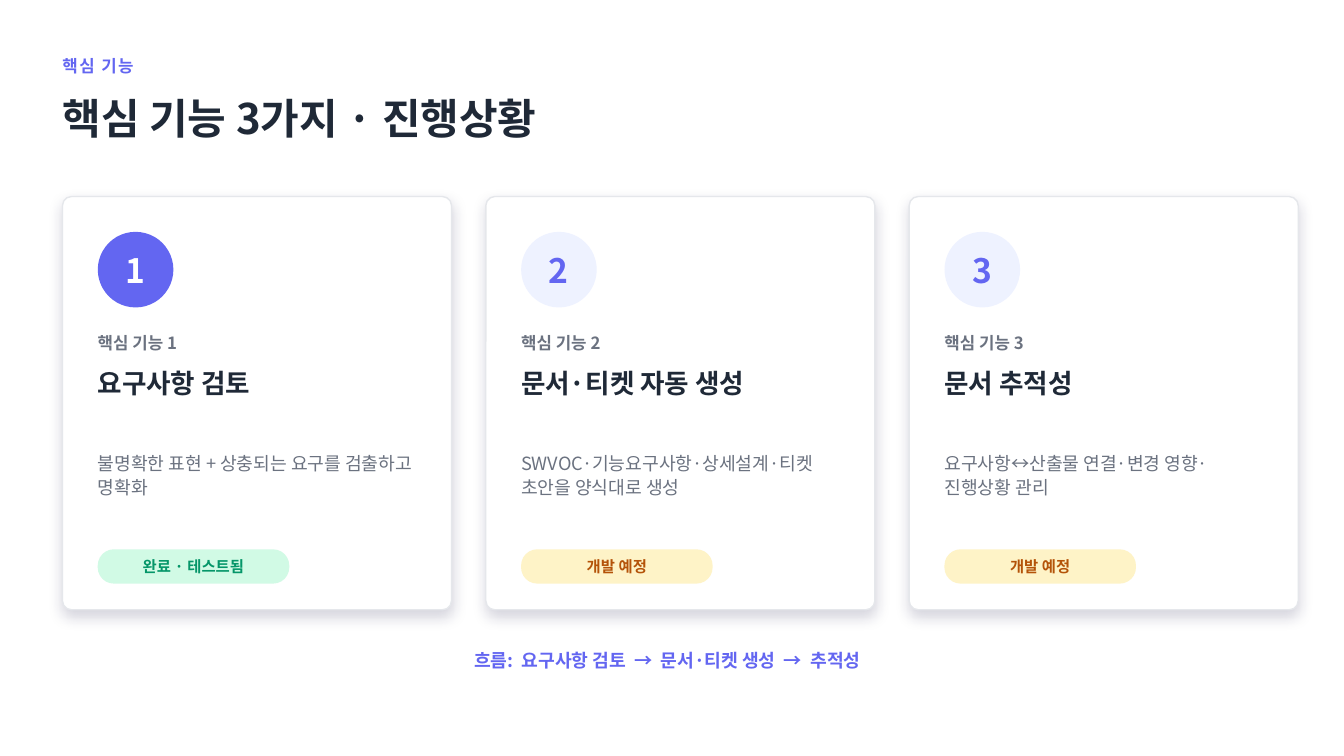
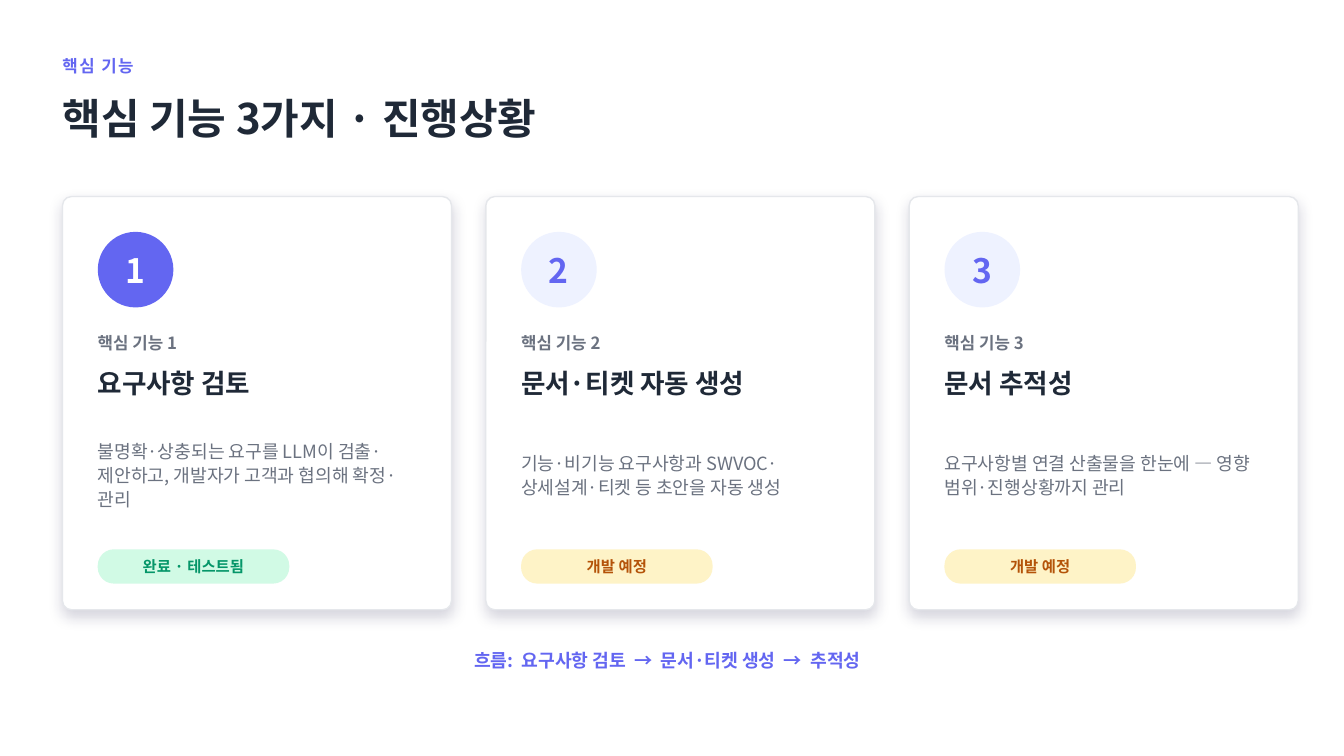
Before and after one commit to jihunhan98/semes-superrookie, a slide deck: slide 3 of docs/진행공유_요구사항자동화.pptx. Drawn at 1344x756 pixels with LibreOffice and Linux fonts; fonts in the diff are those of the drawing. Boxes give left, top, right and bottom in pixels: in the first picture for what was removed or moved away, otherwise in the second. Text is boxed around its words. In the diff, an @@ line names an element or a change of style, - is before the commit and + after.

```diff
--- a/docs/진행공유_요구사항자동화.pptx
+++ b/docs/진행공유_요구사항자동화.pptx
@@ text at (98, 443, 396, 508): text changed @@
-불명확한 표현 + 상충되는 요구를 검출하고 명확화
+불명확·상충되는 요구를 LLM이 검출·제안하고, 개발자가 고객과 협의해 확정·관리
@@ text at (521, 455, 781, 496): text changed @@
-SWVOC·기능요구사항·상세설계·티켓 초안을 양식대로 생성
+기능·비기능 요구사항과 SWVOC·상세설계·티켓 등 초안을 자동 생성
@@ text at (944, 455, 1250, 496): text changed @@
-요구사항↔산출물 연결·변경 영향·진행상황 관리
+요구사항별 연결 산출물을 한눈에 — 영향 범위·진행상황까지 관리
```
Also in this commit, not shown: 2 other slides changed, 1 other file.
